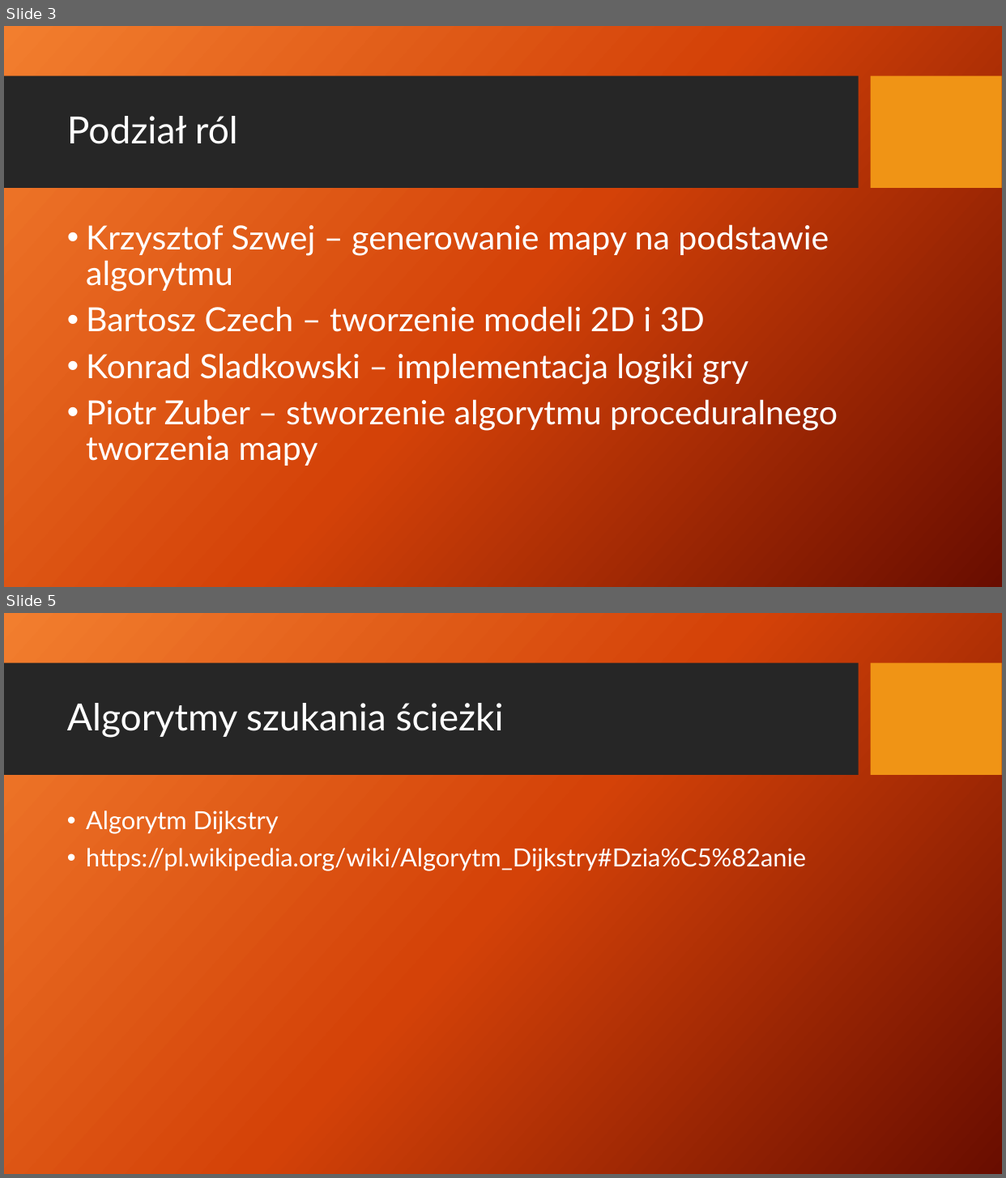
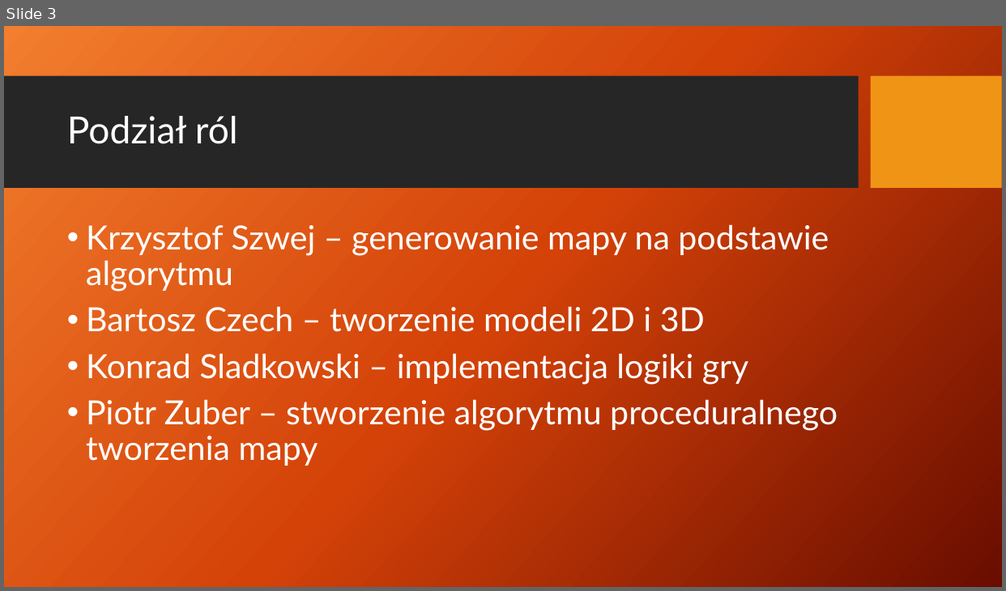
Before and after one commit to FakeOrganization-TD/TowerDefence, a slide deck: Prezentacje/Prez 2 - oceniana.pptx. Shown one above the other, each under a label of ours: slides 3 and 5 before the commit, slide 3 after it; the slides between them are not shown. The pictures are 1006x1178 and 1006x591 pixels, drawn with LibreOffice and Linux fonts; fonts in the diff are those of the drawing; background and template pictures are left out. Boxes give left, top, right and bottom in pixels: in the first picture for what was removed or moved away, otherwise in the second. Text is boxed around its words. In the diff, an @@ line names an element or a change of style, - is before the commit and + after.

```diff
--- a/Prezentacje/Prez 2 - oceniana.pptx
+++ b/Prezentacje/Prez 2 - oceniana.pptx
@@ slide 5 removed at box(4, 613, 1002, 1174), background picture (left out); not listed: 2 template elements that a slide beside it also shows @@
@@ title removed at box(67, 703, 504, 738) @@
-Algorytmy szukania ścieżki
@@ text removed at box(86, 811, 806, 871) @@
-• Algorytm Dijkstry
-• https://pl.wikipedia.org/wiki/Algorytm_Dijkstry#Dzia%C5%82anie
```
Also in this commit, not shown: 4 slides added, 4 other slides removed.
